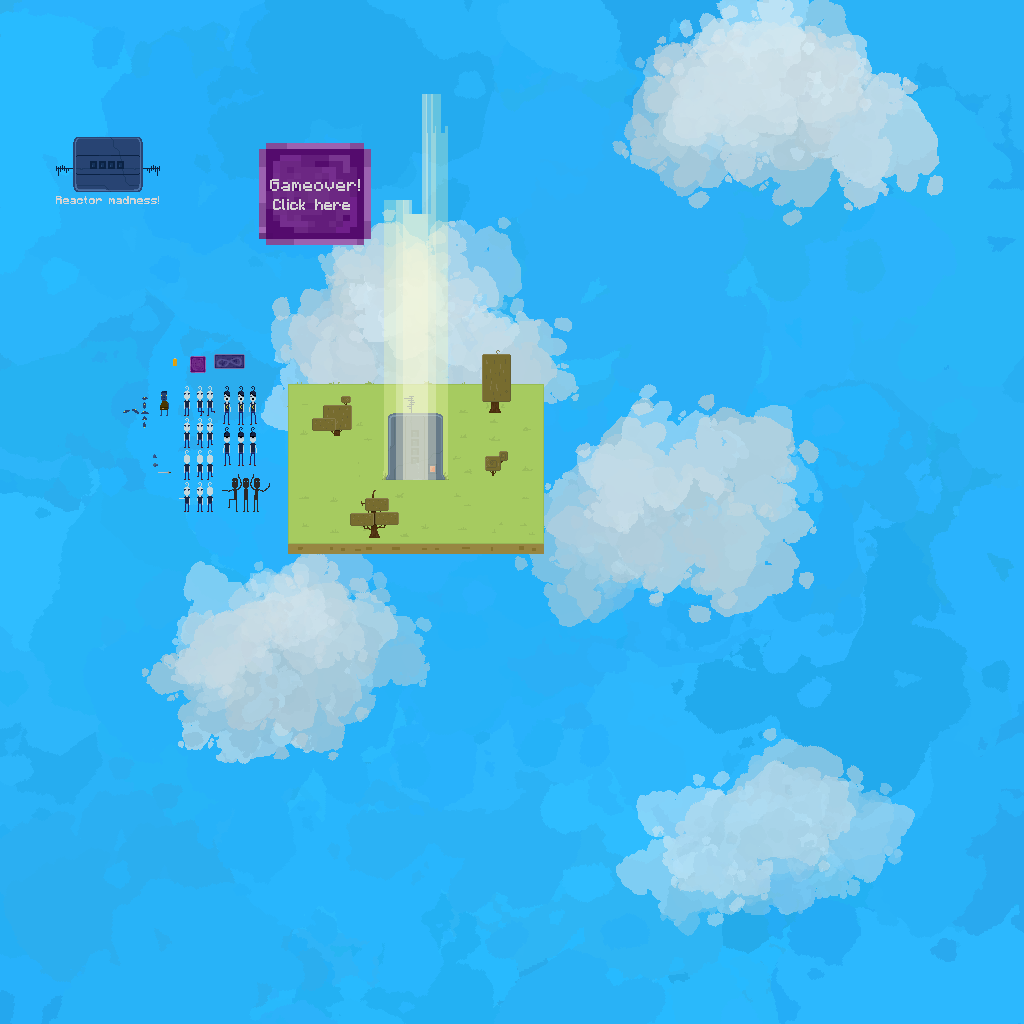
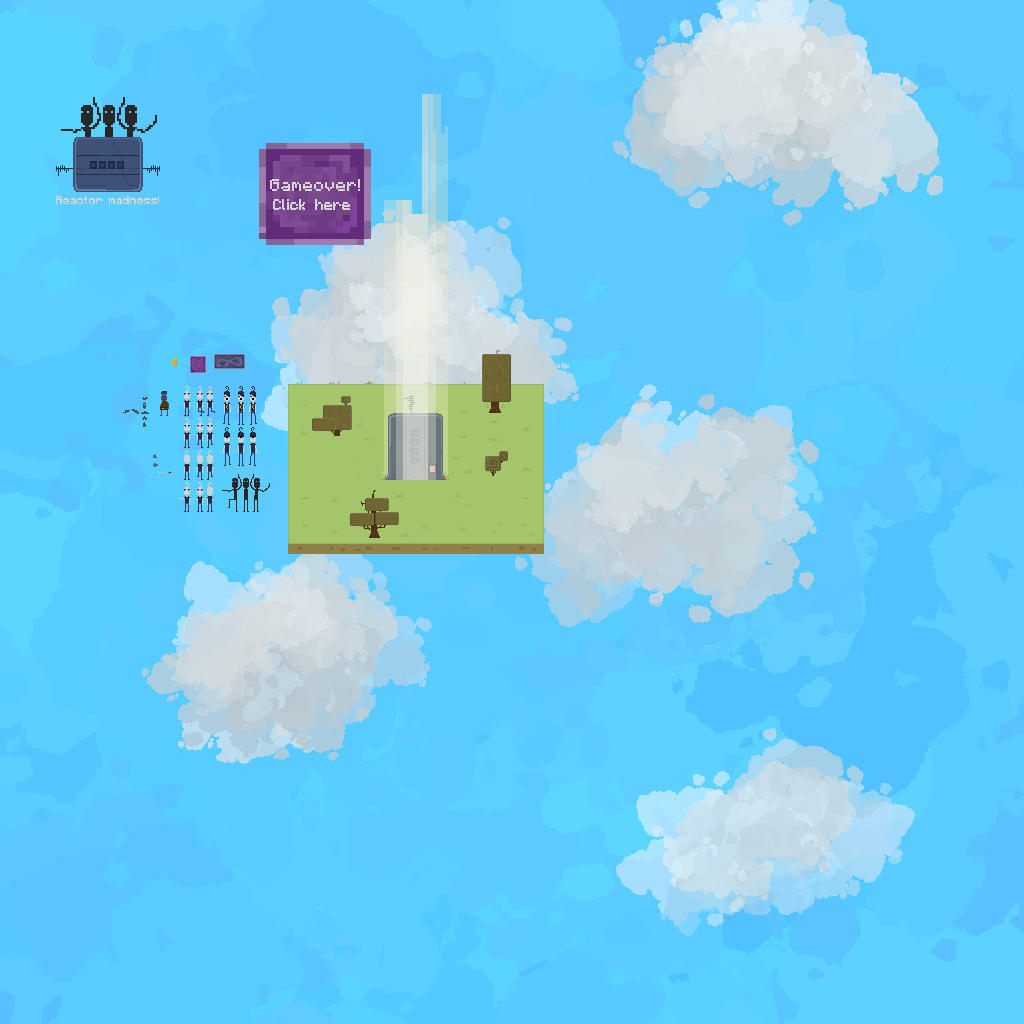
The second 1024 x 1024 image is a revision of the first. Changes to its layers:
added layer "Layer 20" in group "gameover" over (x1=61, y1=97, x2=157, y2=173)
